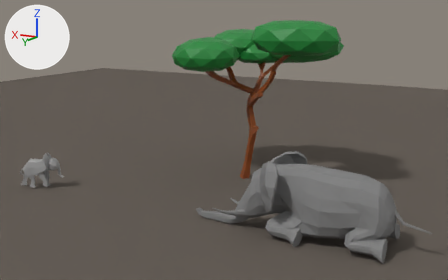
A saved change to the Blender file models/scene/sawanna.blend.
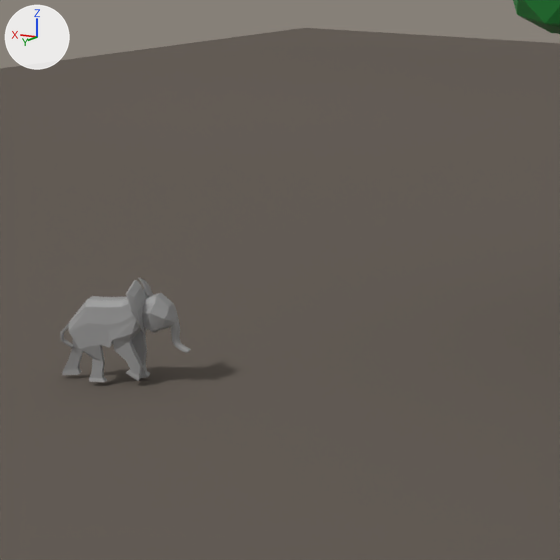
Each version is shown whole from a 50 mm lens placed at (-11.0, 19.78, 6.81), pointed at (-0.17, 0.17, 1.94), then close up on the part from 0% to 42% of the width and 21% to 88% of the height. The lights are fixed; the arrows at upper left show +X, +Y and +Z. Both versions are drawn at frame 35 of the action 'ArmatureAction.002'; the numbers are the values there.

Objects in the first close-up: 'Plane', 'elephant-model', 'leafs3'.
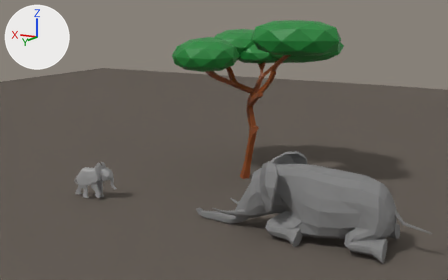
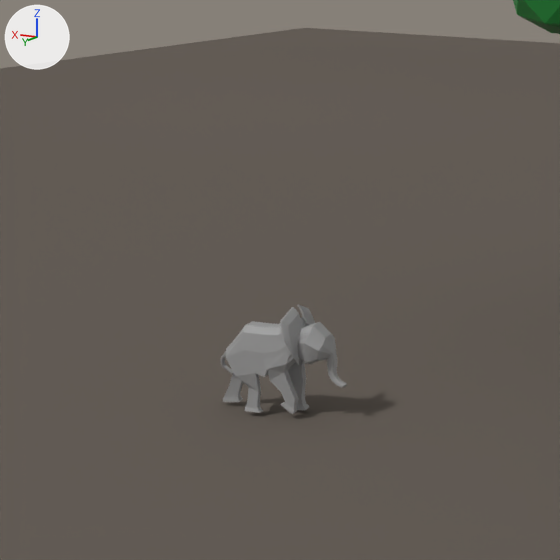
Edits to the bpy script that builds the scene:
```text
Change bone_root:
    where bone_root = bpy.data.objects['Armature'].pose.bones['Root']
    bone_root.location: (0.0, 0.0, 0.0) -> (0.025, 5.437, -2.554)
    bone_root.rotation_quaternion: (1.0, 0.0, 0.0, 0.0) -> (0.994, -0.113, 0.001, 0.0)  # degrees (0, 0, 0) -> degrees (-13, 0, 0)
```

Changed parts and their boxes (x1, y1, x2, y2) in the close-ups (560 x 560 px):
'elephant-model', posed
    before: (60, 278, 191, 382)
    after: (221, 305, 347, 414)
